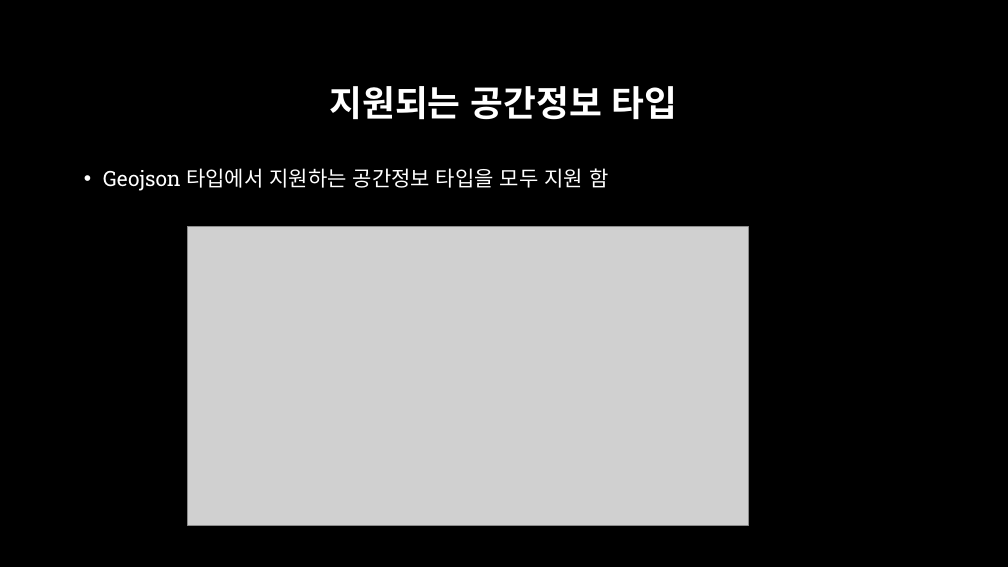
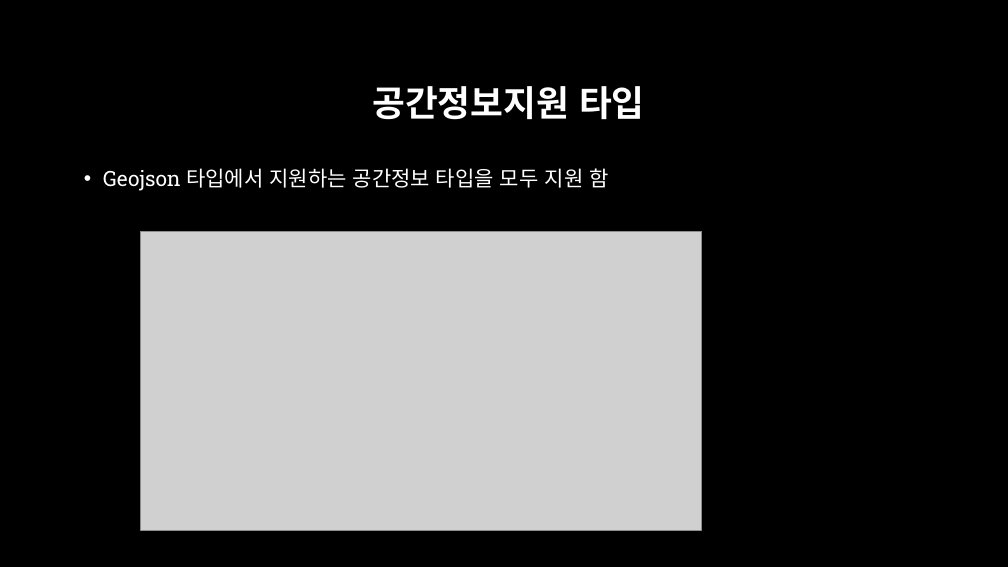
Before and after one commit to aliasgis/OSGEO, a slide deck: slide 24 of Mongodb 와 공간정보.pptx (slide 12 before the commit). Drawn at 1008x567 pixels with LibreOffice and Linux fonts; fonts in the diff are those of the drawing; grey boxes stand for pictures; background and template pictures are left out. Boxes give left, top, right and bottom in pixels: in the first picture for what was removed or moved away, otherwise in the second. Text is boxed around its words. In the diff, an @@ line names an element or a change of style, - is before the commit and + after.

```diff
--- a/Mongodb 와 공간정보.pptx
+++ b/Mongodb 와 공간정보.pptx
@@ title at bbox=[372, 86, 645, 120]: text changed @@
-지원되는 공간정보 타입
+공간정보지원 타입
@@ picture: place and size @@
-picture at bbox=[188, 227, 749, 526]
+picture at bbox=[141, 231, 702, 530]
```
Also in this commit, not shown: 12 other slides changed, 14 slides added, 2 slides removed.
